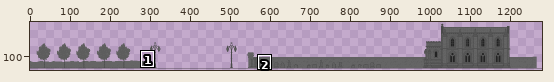
Two states of a pixel-art file, assets/lvl1.ase. The first picture is a wide view before the edit; the outline marks the close-up.
Close-up. Before the edit:
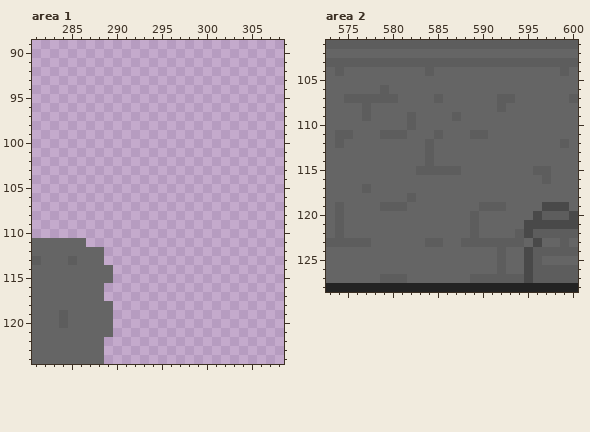
1280x144 pixels, 1 frame. Shown: area 1: x 281..308, y 89..124; area 2: x 573..600, y 101..128. The wide view leaves out empty margins.
After the commit:
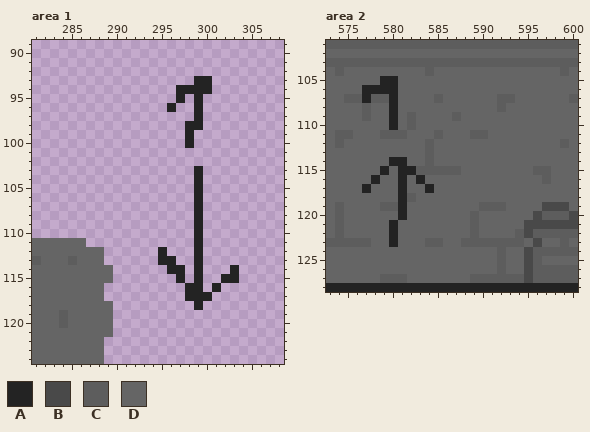
Palette (. is transparent): A #232323  B #494949  C #5d5d5d  D #656565
Message: Spawn zombies based on player position
The exact change:
{"change": "layer \"Spawn Notes\" added"}
{"where": "area 1, layer \"Spawn Notes\""}
{"y":93,"x":299,"old":"..","new":"AA"}
{"y":94,"x":297,"old":"....","new":"AAAA"}
{"y":95,"x":297,"old":".","new":"A"}
{"y":95,"x":299,"old":".","new":"A"}
{"y":96,"x":296,"old":".","new":"A"}
{"y":96,"x":299,"old":".","new":"A"}
{"y":97,"x":299,"old":".","new":"A"}
{"y":98,"x":298,"old":"..","new":"AA"}
{"y":99,"x":298,"old":".","new":"A"}
{"y":100,"x":298,"old":".","new":"A"}
{"y":103,"x":299,"old":".","new":"A"}
{"y":104,"x":299,"old":".","new":"A"}
{"y":105,"x":299,"old":".","new":"A"}
{"y":106,"x":299,"old":".","new":"A"}
{"y":107,"x":299,"old":".","new":"A"}
{"y":108,"x":299,"old":".","new":"A"}
{"y":109,"x":299,"old":".","new":"A"}
{"y":110,"x":299,"old":".","new":"A"}
{"y":111,"x":299,"old":".","new":"A"}
{"y":112,"x":295,"old":".","new":"A"}
{"y":112,"x":299,"old":".","new":"A"}
{"y":113,"x":295,"old":"..","new":"AA"}
{"y":113,"x":299,"old":".","new":"A"}
{"y":114,"x":296,"old":"..","new":"AA"}
{"y":114,"x":299,"old":".","new":"A"}
{"y":114,"x":303,"old":".","new":"A"}
{"y":115,"x":297,"old":".","new":"A"}
{"y":115,"x":299,"old":".","new":"A"}
{"y":115,"x":302,"old":"..","new":"AA"}
{"y":116,"x":298,"old":"..","new":"AA"}
{"y":116,"x":301,"old":".","new":"A"}
{"y":117,"x":298,"old":"...","new":"AAA"}
{"y":118,"x":299,"old":".","new":"A"}
{"where": "area 2, layer \"Spawn Notes\""}
{"y":105,"x":579,"old":"DD","new":"AA"}
{"y":106,"x":577,"old":"DDCD","new":"AAAA"}
{"y":107,"x":577,"old":"C","new":"A"}
{"y":107,"x":580,"old":"C","new":"A"}
{"y":108,"x":580,"old":"D","new":"A"}
{"y":109,"x":580,"old":"D","new":"A"}
{"y":110,"x":580,"old":"D","new":"A"}
{"y":114,"x":580,"old":"DD","new":"AA"}
{"y":115,"x":579,"old":"D","new":"A"}
{"y":115,"x":581,"old":"DD","new":"AA"}
{"y":116,"x":578,"old":"D","new":"A"}
{"y":116,"x":581,"old":"D","new":"A"}
{"y":116,"x":583,"old":"D","new":"A"}
{"y":117,"x":577,"old":"C","new":"A"}
{"y":117,"x":581,"old":"D","new":"A"}
{"y":117,"x":584,"old":"D","new":"A"}
{"y":118,"x":581,"old":"D","new":"A"}
{"y":119,"x":581,"old":"C","new":"A"}
{"y":120,"x":581,"old":"D","new":"A"}
{"y":121,"x":580,"old":"D","new":"A"}
{"y":122,"x":580,"old":"D","new":"A"}
{"y":123,"x":580,"old":"D","new":"A"}
{"label":"added","picture_box":[158,76,239,310]}
{"label":"changed","picture_box":[362,76,434,247]}
